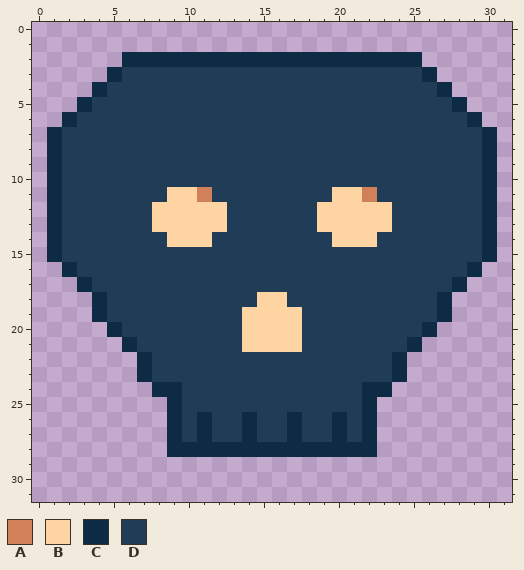
Pixel-art sprite, stored at assets/textures/ingredients/blackened_skull.png. The picture above was drawn from the file before the commit.
The file is 32x32 pixels.
Palette (. is transparent): A #d08159  B #ffd4a3  C #0d2b45  D #203c56
The result:
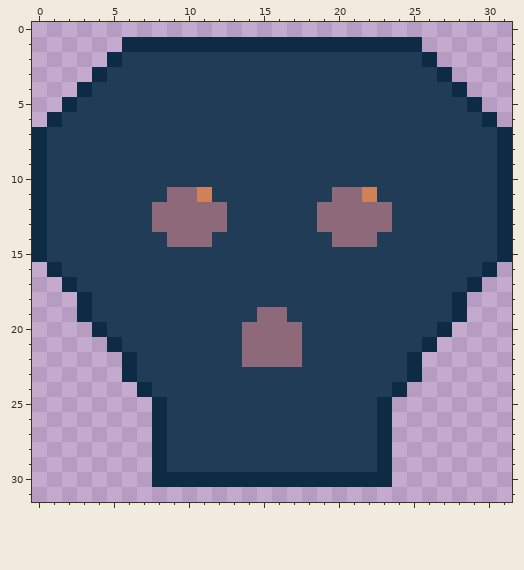
Difference:
@@ palette @@
-B #ffd4a3
+B #8d697a
@@ x 0..31 @@
  0 ................................
- 1 ................................
- 2 ......CCCCCCCCCCCCCCCCCCCC......
- 3 .....CDDDDDDDDDDDDDDDDDDDDC.....
- 4 ....CDDDDDDDDDDDDDDDDDDDDDDC....
- 5 ...CDDDDDDDDDDDDDDDDDDDDDDDDC...
- 6 ..CDDDDDDDDDDDDDDDDDDDDDDDDDDC..
- 7 .CDDDDDDDDDDDDDDDDDDDDDDDDDDDDC.
- 8 .CDDDDDDDDDDDDDDDDDDDDDDDDDDDDC.
- 9 .CDDDDDDDDDDDDDDDDDDDDDDDDDDDDC.
-10 .CDDDDDDDDDDDDDDDDDDDDDDDDDDDDC.
-11 .CDDDDDDDBBADDDDDDDDBBADDDDDDDC.
-12 .CDDDDDDBBBBBDDDDDDBBBBBDDDDDDC.
-13 .CDDDDDDBBBBBDDDDDDBBBBBDDDDDDC.
-14 .CDDDDDDDBBBDDDDDDDDBBBDDDDDDDC.
-15 .CDDDDDDDDDDDDDDDDDDDDDDDDDDDDC.
-16 ..CDDDDDDDDDDDDDDDDDDDDDDDDDDC..
-17 ...CDDDDDDDDDDDDDDDDDDDDDDDDC...
-18 ....CDDDDDDDDDDBBDDDDDDDDDDC....
-19 ....CDDDDDDDDDBBBBDDDDDDDDDC....
-20 .....CDDDDDDDDBBBBDDDDDDDDC.....
-21 ......CDDDDDDDBBBBDDDDDDDC......
-22 .......CDDDDDDDDDDDDDDDDC.......
-23 .......CDDDDDDDDDDDDDDDDC.......
-24 ........CCDDDDDDDDDDDDCC........
-25 .........CDDDDDDDDDDDDC.........
-26 .........CDCDDCDDCDDCDC.........
-27 .........CDCDDCDDCDDCDC.........
-28 .........CCCCCCCCCCCCCC.........
-29 ................................
-30 ................................
+ 1 ......CCCCCCCCCCCCCCCCCCCC......
+ 2 .....CDDDDDDDDDDDDDDDDDDDDC.....
+ 3 ....CDDDDDDDDDDDDDDDDDDDDDDC....
+ 4 ...CDDDDDDDDDDDDDDDDDDDDDDDDC...
+ 5 ..CDDDDDDDDDDDDDDDDDDDDDDDDDDC..
+ 6 .CDDDDDDDDDDDDDDDDDDDDDDDDDDDDC.
+ 7 CDDDDDDDDDDDDDDDDDDDDDDDDDDDDDDC
+ 8 CDDDDDDDDDDDDDDDDDDDDDDDDDDDDDDC
+ 9 CDDDDDDDDDDDDDDDDDDDDDDDDDDDDDDC
+10 CDDDDDDDDDDDDDDDDDDDDDDDDDDDDDDC
+11 CDDDDDDDDBBADDDDDDDDBBADDDDDDDDC
+12 CDDDDDDDBBBBBDDDDDDBBBBBDDDDDDDC
+13 CDDDDDDDBBBBBDDDDDDBBBBBDDDDDDDC
+14 CDDDDDDDDBBBDDDDDDDDBBBDDDDDDDDC
+15 CDDDDDDDDDDDDDDDDDDDDDDDDDDDDDDC
+16 .CDDDDDDDDDDDDDDDDDDDDDDDDDDDDC.
+17 ..CDDDDDDDDDDDDDDDDDDDDDDDDDDC..
+18 ...CDDDDDDDDDDDDDDDDDDDDDDDDC...
+19 ...CDDDDDDDDDDDBBDDDDDDDDDDDC...
+20 ....CDDDDDDDDDBBBBDDDDDDDDDC....
+21 .....CDDDDDDDDBBBBDDDDDDDDC.....
+22 ......CDDDDDDDBBBBDDDDDDDC......
+23 ......CDDDDDDDDDDDDDDDDDDC......
+24 .......CDDDDDDDDDDDDDDDDC.......
+25 ........CDDDDDDDDDDDDDDC........
+26 ........CDDDDDDDDDDDDDDC........
+27 ........CDDDDDDDDDDDDDDC........
+28 ........CDDDDDDDDDDDDDDC........
+29 ........CDDDDDDDDDDDDDDC........
+30 ........CCCCCCCCCCCCCCCC........
 31 ................................
